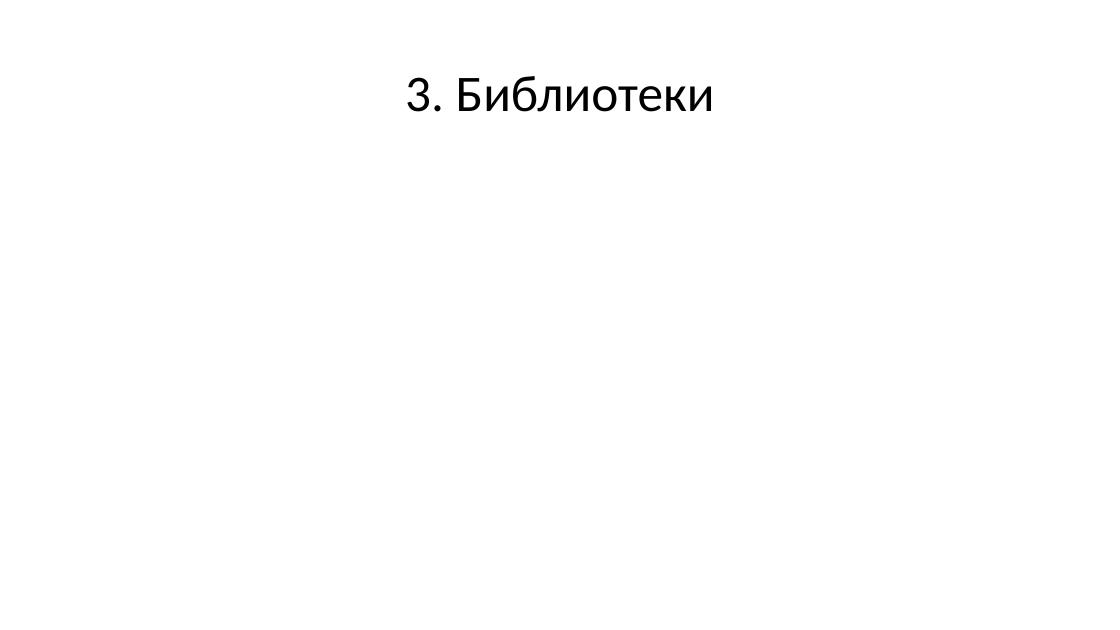
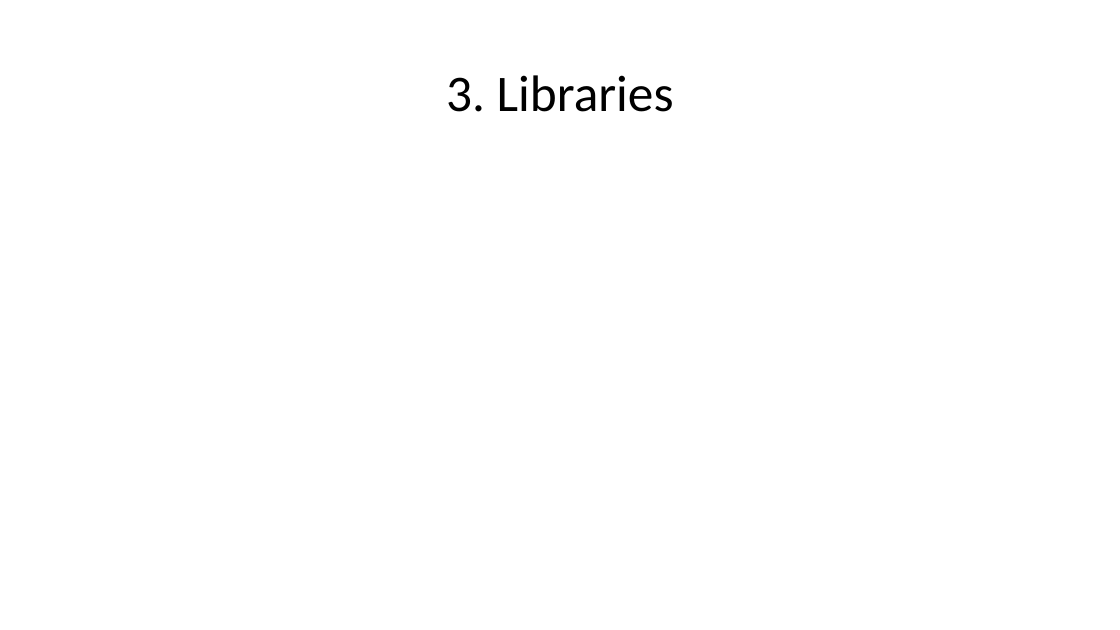
Before and after one commit to nikitapolozok/math_and_computer_science_materials, a slide deck: slide 7 of summary.pptx (slide 6 before the commit). Drawn at 1120x630 pixels with LibreOffice and Linux fonts; fonts in the diff are those of the drawing. Boxes give left, top, right and bottom in pixels: in the first picture for what was removed or moved away, otherwise in the second. Text is boxed around its words. In the diff, an @@ line names an element or a change of style, - is before the commit and + after.

```diff
--- a/summary.pptx
+++ b/summary.pptx
@@ title at [446, 75, 674, 112]: text changed @@
-3. Библиотеки
+3. Libraries
```
Also in this commit, not shown: 1 other slide changed, 10 slides added, 5 slides removed.
